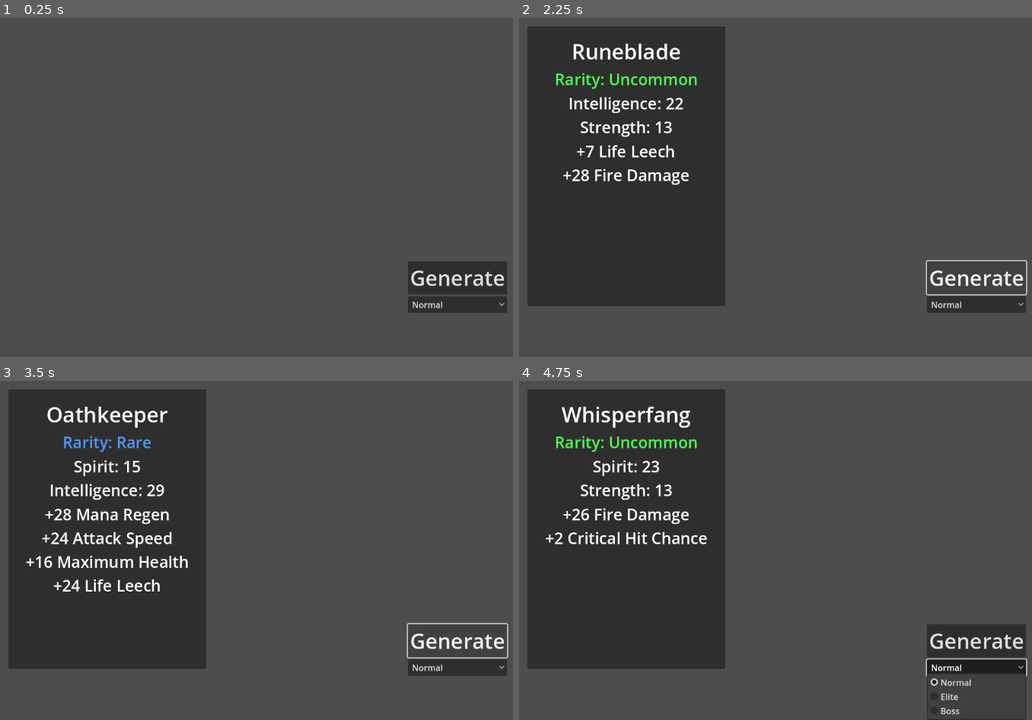
Above: before the commit, frames 1-4 (two rows, left to right).
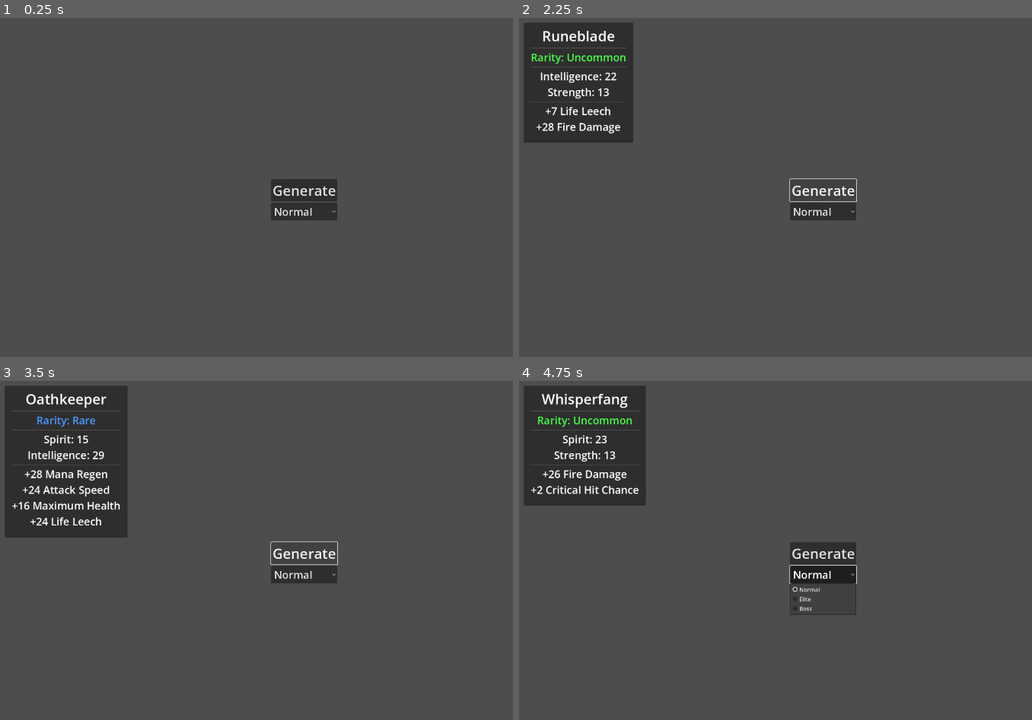
Above: after the commit, the same moments.

Repository: uLuKaiDev/Loot-Master
Game: Godot game, scene res://scenes/world/main.tscn
Two runs of this game, one before a commit and one after it. Both use one fixed random seed, a clock stepped at 60 frames per second and the inputs below.
Inputs:
- Up to frame 1 (0.25 s): no input
- Up to frame 2 (2.25 s): click "Normal" at 0.5 s; click "Normal" at 1.25 s; click "Generate" at 2 s
- Up to frame 3 (3.5 s): click "Generate" at 2.75 s
- Up to frame 4 (4.75 s): click "Generate" at 3.5 s; click "Normal" at 4.25 s

The runs differ from the first frame. In frame 1, 4.1% of the frame differs, in the area x 52-99%, y 47-87%; in frame 2, 29%; in frame 3, 27%; in frame 4, 31%, in the area x 1-100%, y 1-100%.

Commit message:
Refactor ItemBox UI layout and update references
Reworked the ItemBox scene to use a MarginContainer wrapping a VBoxContainer, added separators, and adjusted margins for improved layout. Updated all script references to match the new node hierarchy. Increased default panel padding and set font size for EnemySelector in main.tscn. Also updated UIManager's container_node_path to point to the correct node.

Diff:
--- a/project.godot
+++ b/project.godot
@@ -14,3 +14,8 @@
 run/main_scene="uid://cxfbkuv5scyfr"
 config/features=PackedStringArray("4.4", "Forward Plus")
 config/icon="res://icon.svg"
+
+[display]
+
+window/size/viewport_width=1728
+window/size/viewport_height=972
--- a/scenes/ui/item_box.tscn
+++ b/scenes/ui/item_box.tscn
@@ -3,46 +3,47 @@
 [ext_resource type="Script" uid="uid://omik823db3ok" path="res://scripts/ui/item_box.gd" id="1_womql"]
 
 [node name="ItemBox" type="Panel"]
-anchors_preset = 15
-anchor_right = 1.0
-anchor_bottom = 1.0
-offset_right = -777.0
-offset_bottom = -117.0
-grow_horizontal = 2
-grow_vertical = 2
 script = ExtResource("1_womql")
 
-[node name="VBoxContainer" type="VBoxContainer" parent="."]
-layout_mode = 1
-anchors_preset = 5
-anchor_left = 0.5
-anchor_right = 0.5
-offset_left = -20.0
-offset_top = 20.0
-offset_right = 20.0
-offset_bottom = 97.0
-grow_horizontal = 2
+[node name="MarginContainer" type="MarginContainer" parent="."]
+layout_mode = 0
+offset_right = 40.0
+offset_bottom = 40.0
+theme_override_constants/margin_left = 20
+theme_override_constants/margin_top = 10
 
-[node name="Name" type="Label" parent="VBoxContainer"]
+[node name="VBoxContainer" type="VBoxContainer" parent="MarginContainer"]
+layout_mode = 2
+
+[node name="Name" type="Label" parent="MarginContainer/VBoxContainer"]
 layout_mode = 2
 theme_override_font_sizes/font_size = 40
 text = "name"
 horizontal_alignment = 1
 
-[node name="Rarity" type="Label" parent="VBoxContainer"]
+[node name="HSeparator" type="HSeparator" parent="MarginContainer/VBoxContainer"]
+layout_mode = 2
+
+[node name="Rarity" type="Label" parent="MarginContainer/VBoxContainer"]
 layout_mode = 2
 theme_override_font_sizes/font_size = 30
 text = "Rarity"
 horizontal_alignment = 1
 structured_text_bidi_override = 6
 
-[node name="Requirements" type="Label" parent="VBoxContainer"]
+[node name="HSeparator2" type="HSeparator" parent="MarginContainer/VBoxContainer"]
+layout_mode = 2
+
+[node name="Requirements" type="Label" parent="MarginContainer/VBoxContainer"]
 layout_mode = 2
 theme_override_font_sizes/font_size = 30
 text = "requirements"
 horizontal_alignment = 1
 
-[node name="Statistics" type="Label" parent="VBoxContainer"]
+[node name="HSeparator3" type="HSeparator" parent="MarginContainer/VBoxContainer"]
+layout_mode = 2
+
+[node name="Statistics" type="Label" parent="MarginContainer/VBoxContainer"]
 layout_mode = 2
 theme_override_font_sizes/font_size = 30
 text = "statistics"
--- a/scenes/world/main.tscn
+++ b/scenes/world/main.tscn
@@ -37,10 +37,11 @@
 
 [node name="EnemySelector" type="OptionButton" parent="UILayer/UIRoot/VBoxContainer"]
 layout_mode = 2
+theme_override_font_sizes/font_size = 30
 
 [node name="ItemManager" type="Node" parent="."]
 script = ExtResource("2_mli2r")
 
 [node name="UIManager" type="Node" parent="."]
 script = ExtResource("3_f8fyy")
-container_node_path = NodePath("..")
+container_node_path = NodePath("../UILayer")
--- a/scripts/systems/ui_manager.gd
+++ b/scripts/systems/ui_manager.gd
@@ -11,6 +11,7 @@
 	var content_size = box.get_combined_minimum_size()
 	box.position = _get_safe_position(content_size)
 
+
 func _get_safe_position(size: Vector2) -> Vector2:
 	var screen_size = get_viewport().get_visible_rect().size
 	var position = Vector2(20, 20)
--- a/scripts/ui/item_box.gd
+++ b/scripts/ui/item_box.gd
@@ -1,11 +1,11 @@
 extends Panel
 
-@export var panel_padding: Vector2 = Vector2(20,20)
+@export var panel_padding: Vector2 = Vector2(40,35)
 
 func set_item(data):
-	$VBoxContainer/Name.text = data.name
-	$VBoxContainer/Requirements.text = "\n".join(data.requirements)
-	$VBoxContainer/Statistics.text = "\n".join(data.statistics)
+	$MarginContainer/VBoxContainer/Name.text = data.name
+	$MarginContainer/VBoxContainer/Requirements.text = "\n".join(data.requirements)
+	$MarginContainer/VBoxContainer/Statistics.text = "\n".join(data.statistics)
 	_set_rarity_label(data.rarity)
 
 
@@ -13,11 +13,11 @@
 
 func resize_to_contents():
 	# await get_tree().process_frame
-	var content_size: Vector2 = $VBoxContainer.get_combined_minimum_size()
+	var content_size: Vector2 = $MarginContainer/VBoxContainer.get_combined_minimum_size()
 	custom_minimum_size = content_size + panel_padding
 
 func _set_rarity_label(rarity: String) -> void:
-	var label := $VBoxContainer/Rarity
+	var label := $MarginContainer/VBoxContainer/Rarity
 	label.text = "Rarity: %s" % rarity.capitalize()
 	label.add_theme_color_override("font_color", _get_rarity_color(rarity))
 
